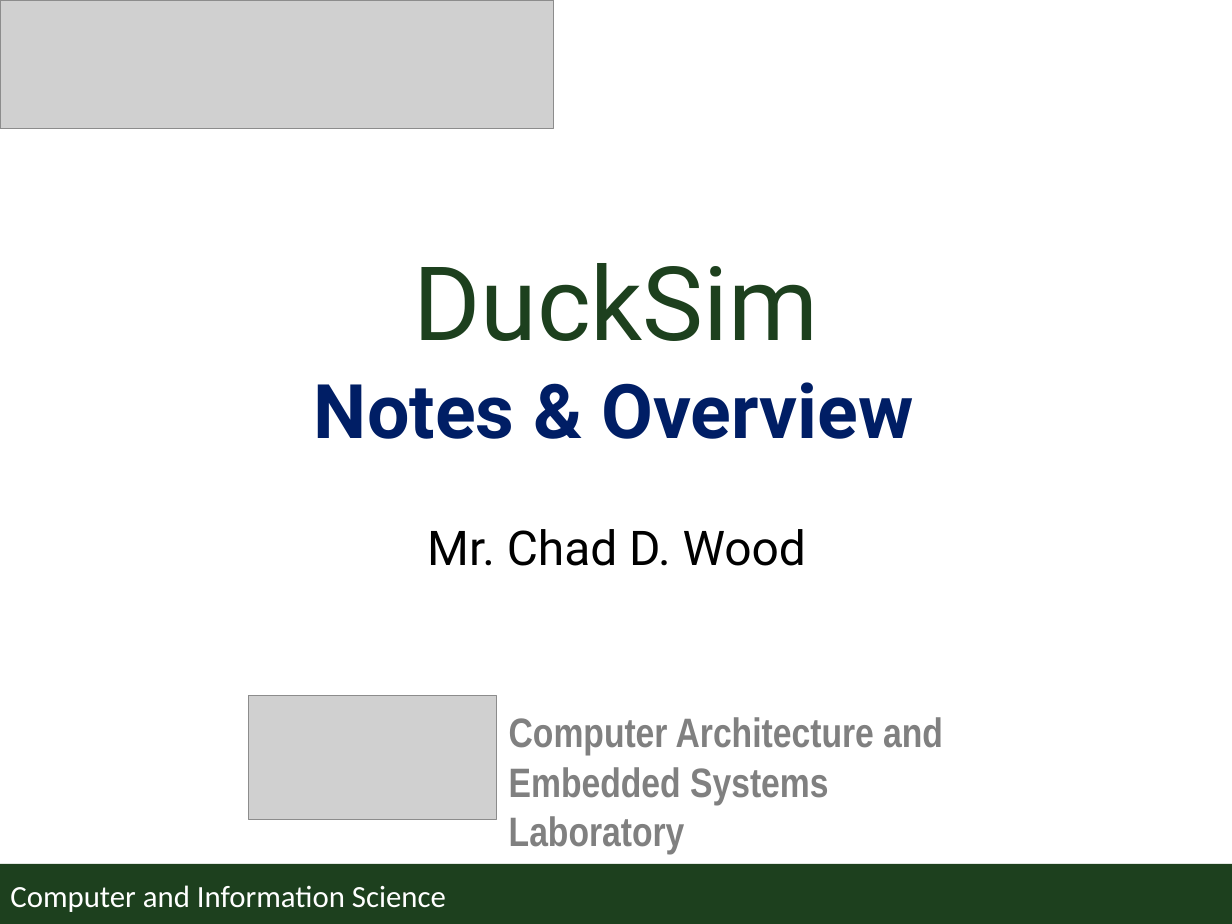
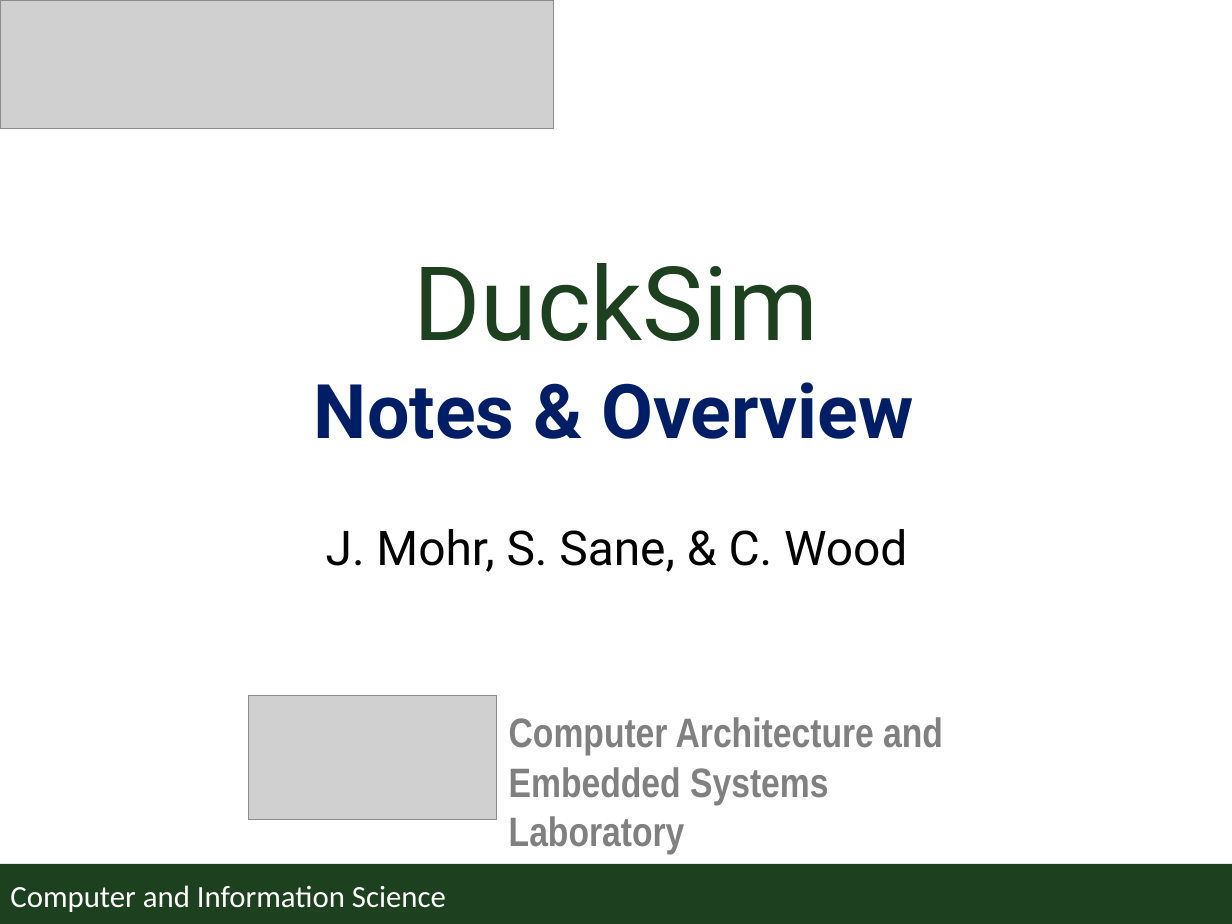
Before and after one commit to sudhanshusane/ducksim, a slide deck: slide 2 of doc/ducksim-overview.pptx. Drawn at 1232x924 pixels with LibreOffice and Linux fonts; fonts in the diff are those of the drawing; grey boxes stand for pictures. Boxes give left, top, right and bottom in pixels: in the first picture for what was removed or moved away, otherwise in the second. Text is boxed around its words. In the diff, an @@ line names an element or a change of style, - is before the commit and + after.

```diff
--- a/doc/ducksim-overview.pptx
+++ b/doc/ducksim-overview.pptx
@@ text at (326, 529, 907, 572): text changed @@
-Mr. Chad D. Wood
+J. Mohr, S. Sane, & C. Wood
```
Also in this commit, not shown: 1 other slide changed, 6 other files.
